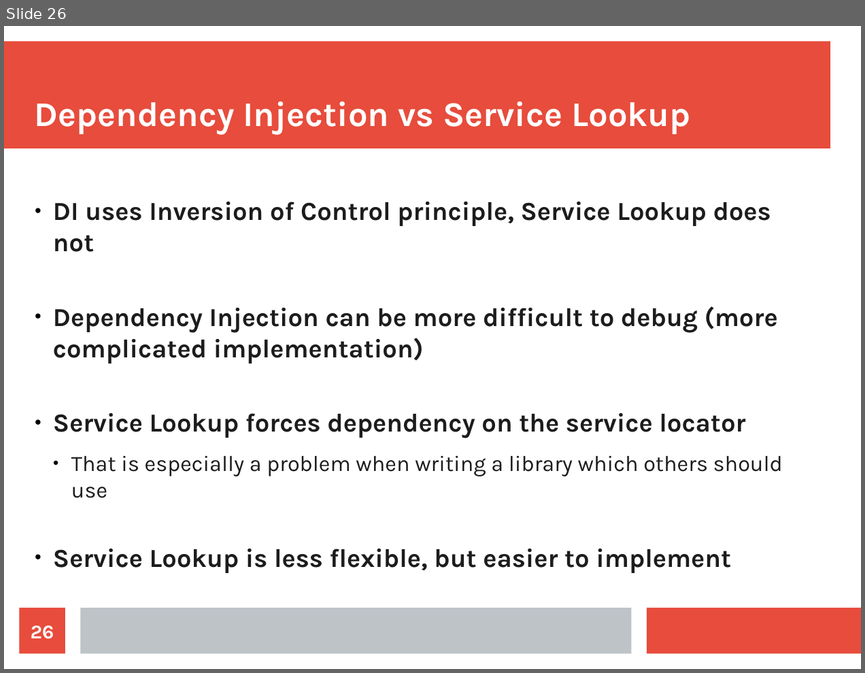
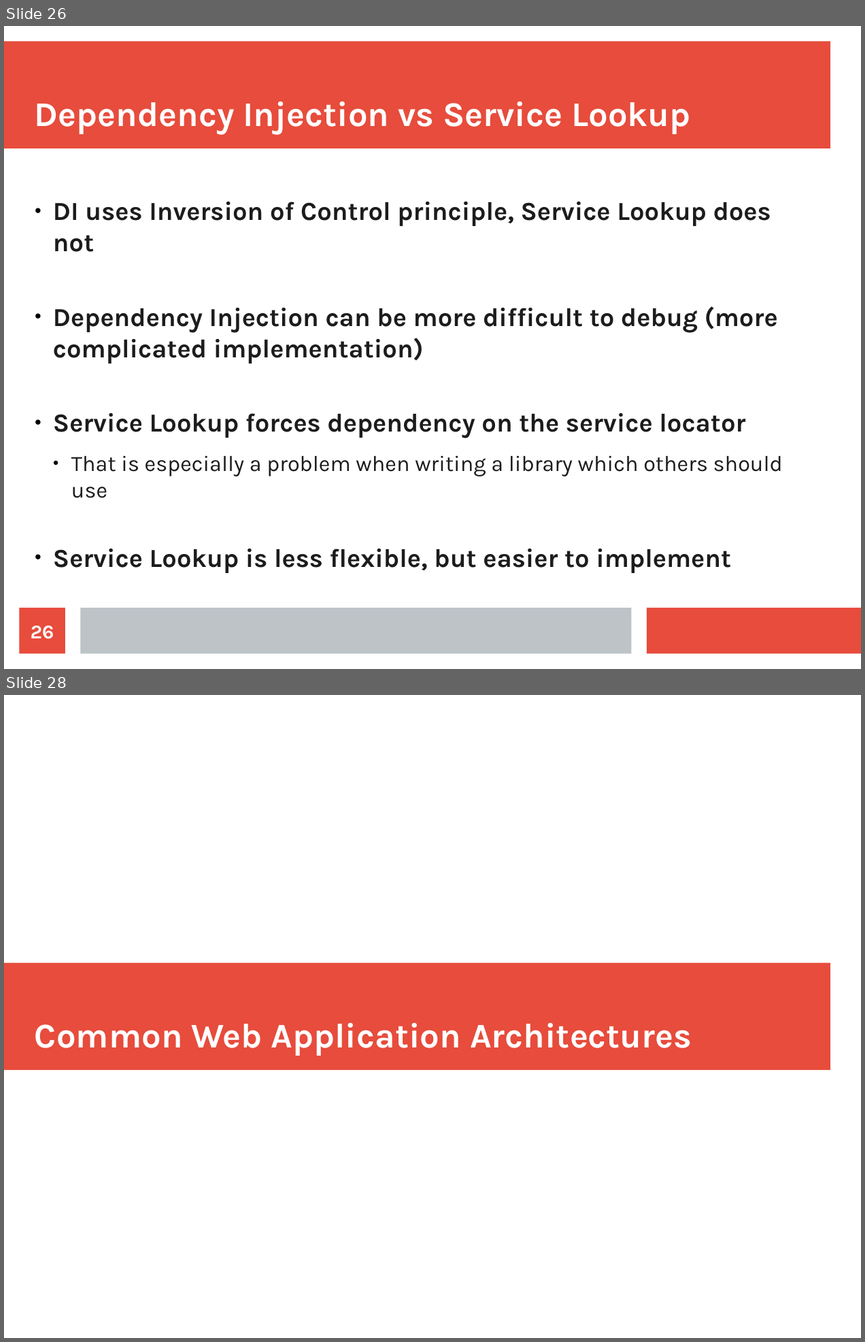
Before and after one commit to maxotta/pia-labs, a slide deck: lectures/architecture/architecture.odp. Shown one above the other, each under a label of ours: slide 26 before the commit, slides 26 and 28 after it; the slides between them are not shown. The pictures are 865x673 and 865x1342 pixels, drawn with LibreOffice and Linux fonts; fonts in the diff are those of the drawing. Boxes give left, top, right and bottom in pixels: in the first picture for what was removed or moved away, otherwise in the second. Text is boxed around its words. In the diff, an @@ line names an element or a change of style, - is before the commit and + after.

Commit message:
[lec-architecture] layers, aop

```diff
--- a/lectures/architecture/architecture.odp
+++ b/lectures/architecture/architecture.odp
@@ slide 28 added at <box>4,695,861,1338</box>, background #FFFFFF @@
@@ rectangle added at <box>4,962,830,1070</box>, fill #E74C3C @@
@@ title added at <box>35,1023,691,1055</box>, 32 pt, text #FFFFFF, bold @@
+Common Web Application Architectures
```
Also in this commit, not shown: 4 slides changed, 50 other slides added, 10 slides removed, 6 other files.
